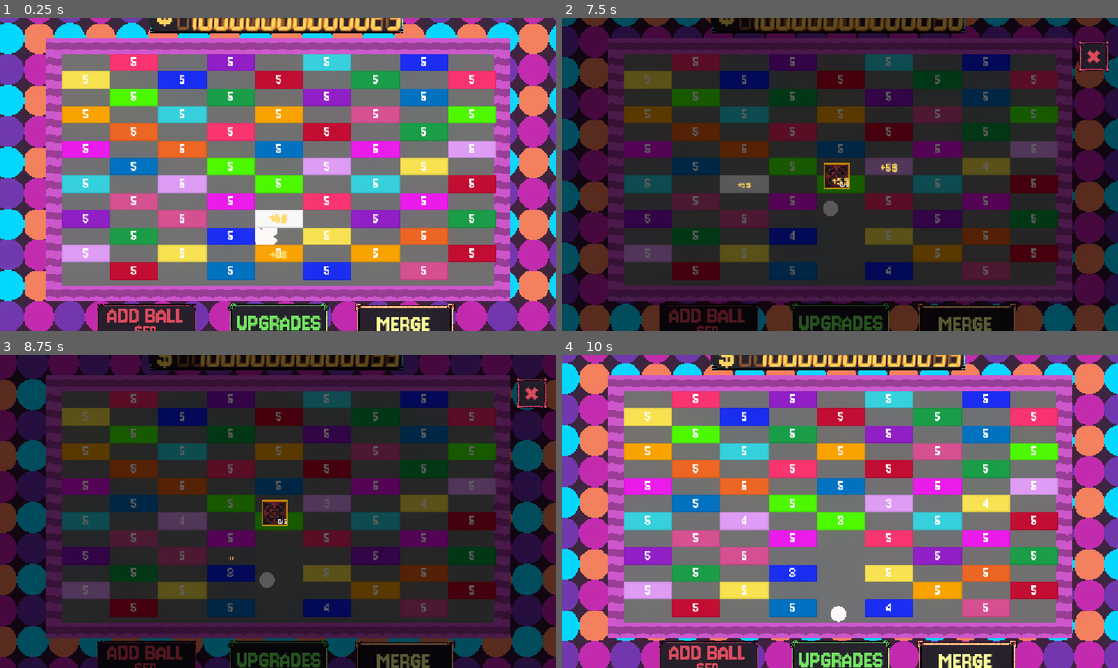
Above: before the commit, frames 1-4 (two rows, left to right).
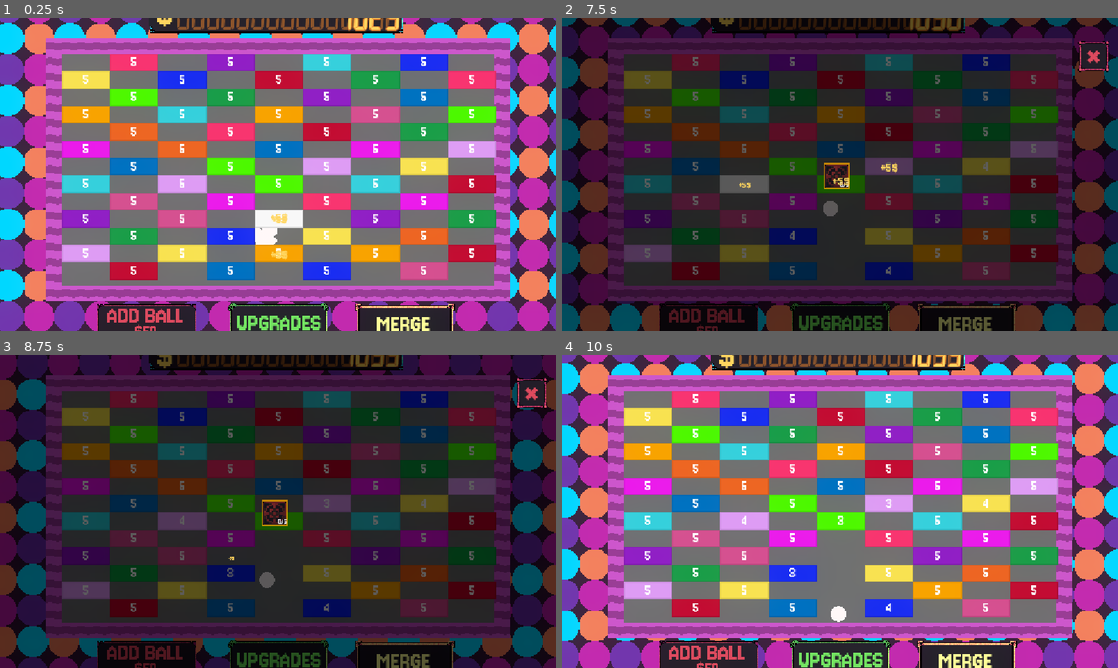
Above: after the commit, the same moments.

Repository: LeviathanGamez/Ouroborb
Game: Godot game, scene res://scenes/Game.tscn
Two runs of this game, one before a commit and one after it. Both use one fixed random seed, a clock stepped at 60 frames per second and the inputs below. Sound files missing from this copy of the repository are replaced by a short silence.
Inputs (mouse positions are in pixels of both pictures, inside the frame that each line leads up to):
- Up to frame 1 (0.25 s): no input
- Up to frame 2 (7.5 s): tap Enter (UPGRADE) at 0.5 s; move the mouse to (962, 158) at 0.52 s; hold Right 0.53-1.28 s; click (962, 158) at 0.6 s; move the mouse to (728, 190) at 1.27 s; hold Down 1.28-2.03 s; tap Alt at 1.35, 3.6, 5.85 s; move the mouse to (895, 105) at 2.02 s; hold Right 2.03-2.78 s; tap Shift at 2.1, 4.35, 6.6 s; move the mouse to (812, 237) at 2.77 s; hold Enter (UPGRADE) 2.78-3.53 s; click (812, 237) at 2.85 s; move the mouse to (1006, 221) at 3.52 s; hold Left 3.53-5.03 s; move the mouse to (673, 127) at 4.27 s; move the mouse to (867, 174) at 5.02 s; hold Down 5.03-5.78 s; click (867, 174) at 5.1 s; move the mouse to (756, 96) at 5.77 s; hold Right 5.78-6.53 s; move the mouse to (962, 158) at 6.52 s; hold Enter (UPGRADE) 6.53-7.28 s; move the mouse to (728, 190) at 7.27 s; hold Right from 7.28 s (still down); click (728, 190) at 7.35 s
- Up to frame 3 (8.75 s): move the mouse to (333, 442) at 8.02 s; release Right at 8.03 s; hold Down from 8.03 s (still down); tap Alt at 8.1 s
- Up to frame 4 (10 s): move the mouse to (812, 574) at 8.77 s; release Down at 8.78 s; hold Left 8.78-9.53 s; tap Shift at 8.85 s; move the mouse to (1006, 558) at 9.52 s; hold Enter (UPGRADE) from 9.53 s (still down); click (1006, 558) at 9.6 s

The runs differ from the first frame. In frame 1, 1.1% of the frame differs, in the area x 34-73%, y 0-78%; in frame 2, 1.0%; in frame 3, 0.7%; in frame 4, 0.8%.

Commit message:
Added music to the game
Added music to the game.

Diff:
--- a/new-game-project/project.godot
+++ b/new-game-project/project.godot
@@ -18,6 +18,7 @@
 [autoload]
 
 GlobalGameManager="*uid://cio0fb4lvwrvn"
+Music="*uid://8jranl2t1wgf"
 
 [display]
 
--- a/new-game-project/scenes/money.tscn
+++ b/new-game-project/scenes/money.tscn
@@ -17,13 +17,13 @@
 anchor_top = 0.5
 anchor_right = 0.5
 anchor_bottom = 0.5
-offset_left = -30.0
+offset_left = -44.0
 offset_top = -10.0
-offset_right = 30.0
+offset_right = 46.0
 offset_bottom = 10.0
 grow_horizontal = 2
 grow_vertical = 2
-pivot_offset = Vector2(30, 10)
+pivot_offset = Vector2(45, 10)
 mouse_filter = 2
 theme_override_colors/default_color = Color(1, 0.83137256, 0.3529412, 1)
 theme_override_fonts/normal_font = ExtResource("1_v42d4")
--- /dev/null
+++ b/new-game-project/scenes/music.tscn
@@ -0,0 +1,7 @@
+[gd_scene format=3 uid="uid://8jranl2t1wgf"]
+
+[ext_resource type="AudioStream" uid="uid://dqmoyl1gv4q41" path="res://assets/sounds/alex-morgan-chill-545522.mp3" id="1_05ggv"]
+
+[node name="music" type="AudioStreamPlayer2D" unique_id=822689769]
+stream = ExtResource("1_05ggv")
+autoplay = true
--- a/new-game-project/scenes/skill_tree.tscn
+++ b/new-game-project/scenes/skill_tree.tscn
@@ -67,7 +67,7 @@
 offset_right = 130.0
 disabled = true
 stats = ExtResource("11_qredw")
-price = 3000
+price = 2000
 
 [node name="UpgradeButton2" parent="UpgradeButton/UpgradeButton2/UpgradeButton2" unique_id=341964629 instance=ExtResource("1_ty3n3")]
 layout_mode = 0
@@ -151,7 +151,7 @@
 offset_right = 130.0
 disabled = true
 stats = ExtResource("8_2gejb")
-price = 3000000
+price = 10000000
 price_type = 1
 
 [node name="UpgradeButton4" parent="UpgradeButton/UpgradeButton2/UpgradeButton3/UpgradeButton4/UpgradeButton4" unique_id=2145514189 instance=ExtResource("1_ty3n3")]
@@ -160,7 +160,7 @@
 offset_bottom = -32.0
 disabled = true
 stats = ExtResource("12_mxcng")
-price = 500000
+price = 1000000
 price_type = 1
 
 [node name="UpgradeButton2" parent="UpgradeButton/UpgradeButton2/UpgradeButton3/UpgradeButton4/UpgradeButton4/UpgradeButton4" unique_id=1678137818 instance=ExtResource("1_ty3n3")]
@@ -178,7 +178,7 @@
 offset_right = 130.0
 disabled = true
 stats = ExtResource("10_qredw")
-price = 100000000
+price = 400000000
 price_type = 1
 
 [node name="UpgradeButton2" parent="UpgradeButton/UpgradeButton2/UpgradeButton3/UpgradeButton4" unique_id=784661668 instance=ExtResource("1_ty3n3")]
@@ -196,7 +196,7 @@
 offset_right = 130.0
 disabled = true
 stats = ExtResource("18_66wtt")
-price = 2000000
+price = 20000000
 price_type = 1
 
 [node name="UpgradeButton4" parent="UpgradeButton/UpgradeButton2" unique_id=18474570 instance=ExtResource("1_ty3n3")]
@@ -284,7 +284,7 @@
 offset_right = 130.0
 disabled = true
 stats = ExtResource("10_qredw")
-price = 100000000
+price = 300000000
 price_type = 1
 
 [node name="UpgradeButton3" parent="UpgradeButton/UpgradeButton2/UpgradeButton4/UpgradeButton8/UpgradeButton7/UpgradeButton2" unique_id=1875156986 instance=ExtResource("1_ty3n3")]
@@ -293,7 +293,7 @@
 offset_right = 130.0
 disabled = true
 stats = ExtResource("8_2gejb")
-price = 1000000
+price = 5000000
 price_type = 1
 
 [node name="UpgradeButton2" parent="UpgradeButton/UpgradeButton2/UpgradeButton4/UpgradeButton8" unique_id=1927377384 instance=ExtResource("1_ty3n3")]
@@ -311,7 +311,7 @@
 offset_right = 130.0
 disabled = true
 stats = ExtResource("16_mxcng")
-price = 1000000
+price = 10000000
 price_type = 1
 
 [node name="UpgradeButton3" parent="UpgradeButton" unique_id=1246651928 instance=ExtResource("1_ty3n3")]
@@ -418,7 +418,7 @@
 offset_bottom = 48.0
 disabled = true
 stats = ExtResource("12_n0rm1")
-price = 10000
+price = 100000
 price_type = 1
 
 [node name="UpgradeButton4" parent="UpgradeButton/UpgradeButton4/UpgradeButton5/UpgradeButton5" unique_id=2108367170 instance=ExtResource("1_ty3n3")]
@@ -458,7 +458,7 @@
 offset_bottom = 48.0
 disabled = true
 stats = ExtResource("16_mxcng")
-price = 1000000
+price = 10000000
 price_type = 1
 
 [node name="UpgradeButton6" parent="UpgradeButton/UpgradeButton4/UpgradeButton5/UpgradeButton5/UpgradeButton4/UpgradeButton5" unique_id=587479641 instance=ExtResource("1_ty3n3")]
@@ -478,7 +478,7 @@
 offset_bottom = 48.0
 disabled = true
 stats = ExtResource("10_qredw")
-price = 100000000
+price = 500000000
 price_type = 1
 
 [node name="UpgradeButton6" parent="UpgradeButton/UpgradeButton4/UpgradeButton5" unique_id=1742294755 instance=ExtResource("1_ty3n3")]
@@ -537,7 +537,7 @@
 offset_bottom = 48.0
 disabled = true
 stats = ExtResource("11_rh3y1")
-price = 20000
+price = 200000
 price_type = 1
 
 [node name="UpgradeButton7" parent="UpgradeButton/UpgradeButton4/UpgradeButton7" unique_id=953210013 instance=ExtResource("1_ty3n3")]
@@ -587,7 +587,7 @@
 offset_bottom = 48.0
 disabled = true
 stats = ExtResource("18_66wtt")
-price = 2000000
+price = 20000000
 price_type = 1
 
 [node name="UpgradeButton6" parent="UpgradeButton/UpgradeButton4/UpgradeButton7/UpgradeButton7/UpgradeButton7/UpgradeButton5" unique_id=283096393 instance=ExtResource("1_ty3n3")]
@@ -629,7 +629,17 @@
 stats = ExtResource("10_p21vy")
 price = 50
 
-[node name="UpgradeButton6" parent="UpgradeButton/UpgradeButton6" unique_id=982628745 instance=ExtResource("1_ty3n3")]
+[node name="UpgradeButton7" parent="UpgradeButton/UpgradeButton6" unique_id=1562583343 instance=ExtResource("1_ty3n3")]
+layout_mode = 0
+offset_top = 80.0
+offset_right = 48.0
+offset_bottom = 128.0
+disabled = true
+stats = ExtResource("8_rh3y1")
+price = 10000
+price_type = 1
+
+[node name="UpgradeButton6" parent="UpgradeButton/UpgradeButton6/UpgradeButton7" unique_id=982628745 instance=ExtResource("1_ty3n3")]
 layout_mode = 0
 offset_top = 80.0
 offset_right = 48.0
@@ -638,13 +648,3 @@
 stats = ExtResource("11_qredw")
 price = 30000
 price_type = 1
-
-[node name="UpgradeButton6" parent="UpgradeButton/UpgradeButton6/UpgradeButton6" unique_id=1562583343 instance=ExtResource("1_ty3n3")]
-layout_mode = 0
-offset_top = 80.0
-offset_right = 48.0
-offset_bottom = 128.0
-disabled = true
-stats = ExtResource("8_rh3y1")
-price = 10000
-price_type = 1
--- a/new-game-project/scripts/global_game_manager.gd
+++ b/new-game-project/scripts/global_game_manager.gd
@@ -4,11 +4,11 @@
 
 
 var god_mode = false
-var infinite_money = true
+var infinite_money = false
 var screenshake = false
 var paused = false
 
-var money = 0
+var money = 1000
 var ball_price = 50
 var ball_price_increase = 50
 
--- a/new-game-project/scripts/tile.gd
+++ b/new-game-project/scripts/tile.gd
@@ -26,7 +26,7 @@
 	value = stats.value
 
 func _process(_delta: float) -> void:
-	label.text = str(value)
+	label.text = str(int(value))
 	if value <= 0:
 		kill()
 
Not shown, added: new-game-project/assets/sounds/alex-morgan-chill-545522.mp3.import
Not shown, added: new-game-project/assets/sounds/alex-morgan-chill-545522.mp3
